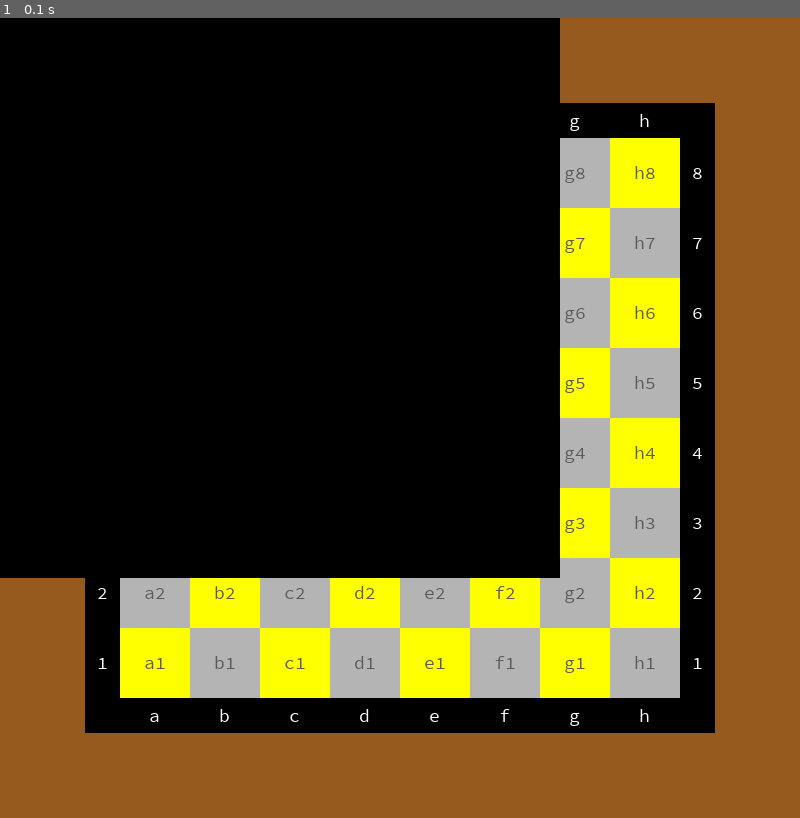
Above: before the commit, frame 1.
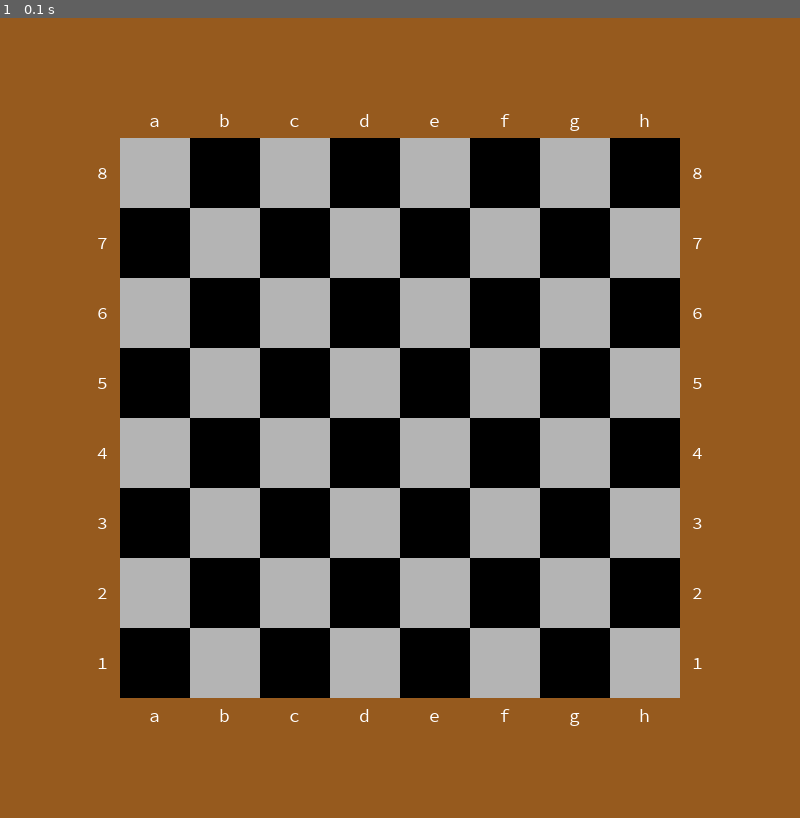
Above: after the commit, the same moment.

Repository: Megapok97/SweetCoderPygameChess
Game: pygame game, started from main.py
The game is run twice, just before and just after one commit, with the same random seed, the same clock (stepped at 60 frames per second) and the same inputs.
Inputs:
- Up to frame 1 (0.1 s): no input

The runs differ from the first frame. In frame 1, 51% of the frame differs, in the area x 0-90%, y 0-90%.

Commit message:
Починил прозрачность полей

Diff:
--- a/main.py
+++ b/main.py
@@ -1,7 +1,4 @@
 import pygame as pg
-
-xyz = "git pidor"
-
 
 pg.init()
 clock = pg.time.Clock()
@@ -11,42 +8,36 @@
 BLACK = (0, 0, 0)
 WHITE = (255, 255, 255)
 GREY = (180, 180, 180)
+MID_GRAY = (90, 90, 90)
 YELLOW = (255, 255, 0)
 CELL_QTY = 8
 CELL_SIZE = 70
-COLORS = [YELLOW, GREY]
+COLORS = [BLACK, GREY]
 FNT18 = pg.font.Font('assets/fonts/Arial.ttf', 18)
 LTRS = 'abcdefghijklmnopqrstuvwxyz'
 screen = pg.display.set_mode(WINDOW_SIZE)
-
 # 321
-MID_GRAY = (90, 90, 90)
-FNT28 = pg.font.Font('assets/fonts/Arial.ttf', 18)
-#  123
+FNT28 = pg.font.Font('assets/fonts/Arial.ttf', 28)
 screen.fill(BACKGROUND)
 
-n_lines = pg.Surface((CELL_QTY * CELL_SIZE, CELL_SIZE // 2)).convert_alpha()
-n_rows = pg.Surface((CELL_SIZE // 2, CELL_QTY * CELL_SIZE)).convert_alpha()
-fields = pg.Surface((CELL_QTY * CELL_SIZE, CELL_QTY * CELL_SIZE)).convert_alpha()
+n_lines = pg.Surface((CELL_QTY * CELL_SIZE, CELL_SIZE // 2), pg.SRCALPHA)
+print(n_lines.get_at((0, 0)))
+#  n_lines = n_lines.convert(n_lines)
+print(n_lines.get_at((0, 0)))
+n_rows = pg.Surface((CELL_SIZE // 2, CELL_QTY * CELL_SIZE), pg.SRCALPHA)
+fields = pg.Surface((CELL_QTY * CELL_SIZE, CELL_QTY * CELL_SIZE), pg.SRCALPHA)
 board = pg.Surface((
     2 * n_rows.get_width() + fields.get_width(),
     2 * n_lines.get_height() + fields.get_height()
-)).convert_alpha()
+), pg.SRCALPHA)
 
 is_even_qty = (CELL_QTY % 2 == 0)
 cell_color_index = 1 if is_even_qty else 0
 for y in range(CELL_QTY):
     for x in range(CELL_QTY):
         # pg.draw.rect(screen, COLORS[cell_color_index], (x * CELL_SIZE, y * CELL_SIZE, CELL_SIZE, CELL_SIZE))
-        cell = pg.Surface((CELL_SIZE, CELL_SIZE)).convert_alpha()
+        cell = pg.Surface((CELL_SIZE, CELL_SIZE), pg.SRCALPHA)
         cell.fill(COLORS[cell_color_index])
-
-        cell_name = FNT28.render(LTRS[x] + str(CELL_QTY - y), True, MID_GRAY)
-        cell.blit(cell_name, (
-            (CELL_SIZE - cell_name.get_rect().width) // 2,
-            (CELL_SIZE - cell_name.get_rect().height) // 2
-        ))
-
         fields.blit(cell, (x * CELL_SIZE, y * CELL_SIZE))
         cell_color_index ^= True
     cell_color_index = cell_color_index ^ True if is_even_qty else cell_color_index
@@ -76,14 +67,20 @@
     )
 )
 
-rect1 = pg.draw.rect(screen, BLACK, (fields.get_rect()))
-
 pg.display.update()
 
 run = True
 while run:
+    clock.tick(FPS)
     for event in pg.event.get():
         if event.type == pg.QUIT:
             run = False
-    clock.tick(FPS)
 pg.quit()
+
+"""""""""
+cell_name = FNT28.render(LTRS[x] + str(CELL_QTY - y), True, MID_GRAY)
+cell.blit(cell_name, (
+    (CELL_SIZE - cell_name.get_rect().width) // 2,
+    (CELL_SIZE - cell_name.get_rect().height) // 2
+))
+"""""""""
Not shown, changed: .gitignore
